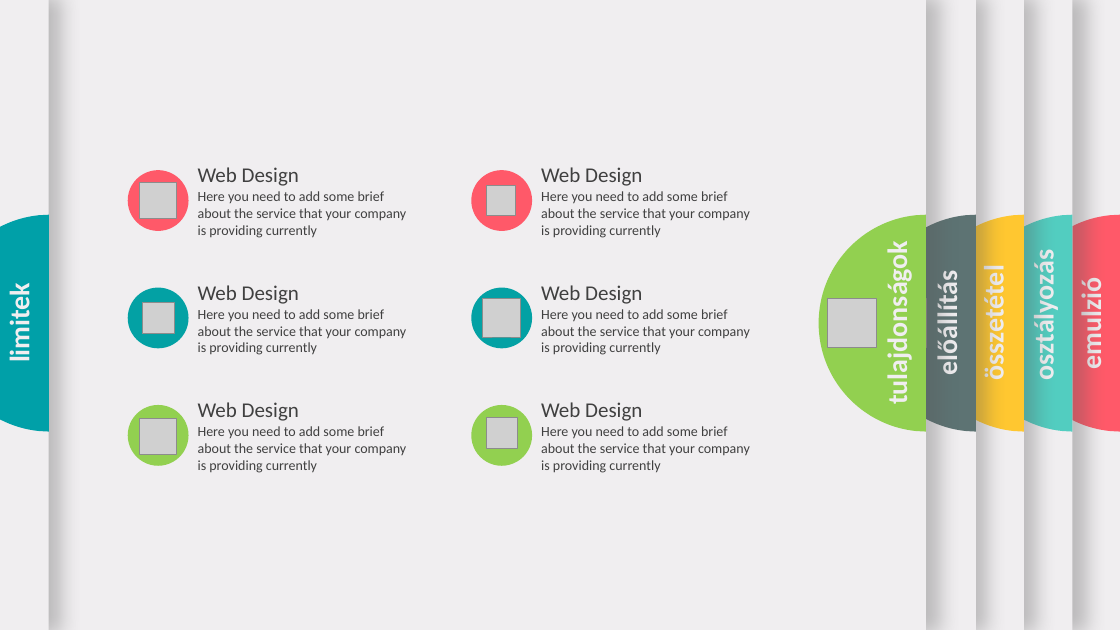
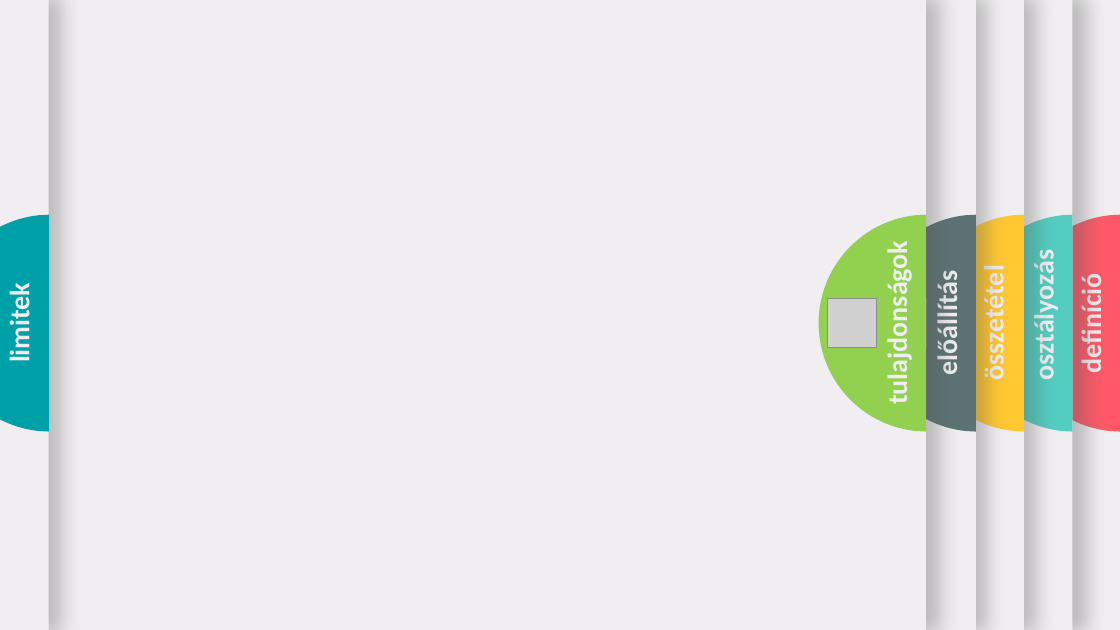
Before and after one commit to LilianaBohus/chemistry-presenations, a slide deck: slide 6 of emulsion-concentrates-short.pptx (slide 7 before the commit). Drawn at 1120x630 pixels with LibreOffice and Linux fonts; fonts in the diff are those of the drawing; grey boxes stand for pictures; background and template pictures are left out. Boxes give left, top, right and bottom in pixels: in the first picture for what was removed or moved away, otherwise in the second. Text is boxed around its words. In the diff, an @@ line names an element or a change of style, - is before the commit and + after.

```diff
--- a/emulsion-concentrates-short.pptx
+++ b/emulsion-concentrates-short.pptx
@@ group removed at [128, 167, 407, 238]: 2 texts, 1 ellipse, 1 picture @@
-Web Design
-Here you need to add some brief about the service that your company is providing currently
@@ group removed at [471, 167, 750, 238]: 2 texts, 1 ellipse, 1 picture @@
-Web Design
-Here you need to add some brief about the service that your company is providing currently
@@ group removed at [471, 285, 750, 355]: 2 texts, 1 ellipse, 1 picture @@
-Web Design
-Here you need to add some brief about the service that your company is providing currently
@@ text at [1075, 283, 1109, 370]: text changed @@
-emulzió
+definíció
@@ group removed at [128, 285, 407, 355]: 2 texts, 1 ellipse, 1 picture @@
-Web Design
-Here you need to add some brief about the service that your company is providing currently
@@ group removed at [128, 402, 407, 473]: 2 texts, 1 ellipse, 1 picture @@
-Web Design
-Here you need to add some brief about the service that your company is providing currently
@@ group removed at [471, 402, 750, 473]: 2 texts, 1 ellipse, 1 picture @@
-Web Design
-Here you need to add some brief about the service that your company is providing currently
```
Also in this commit, not shown: 4 other slides changed, 1 slide removed.
